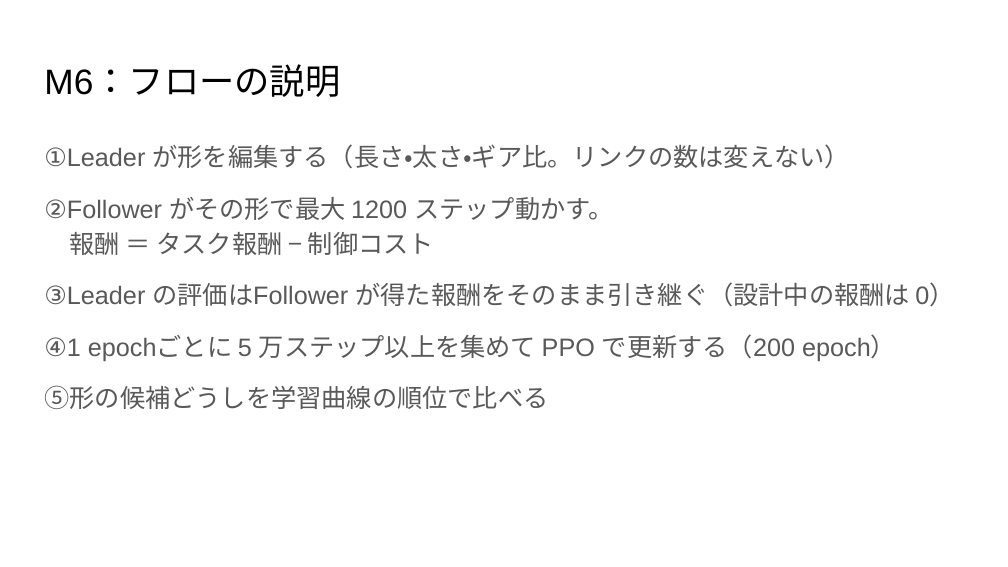
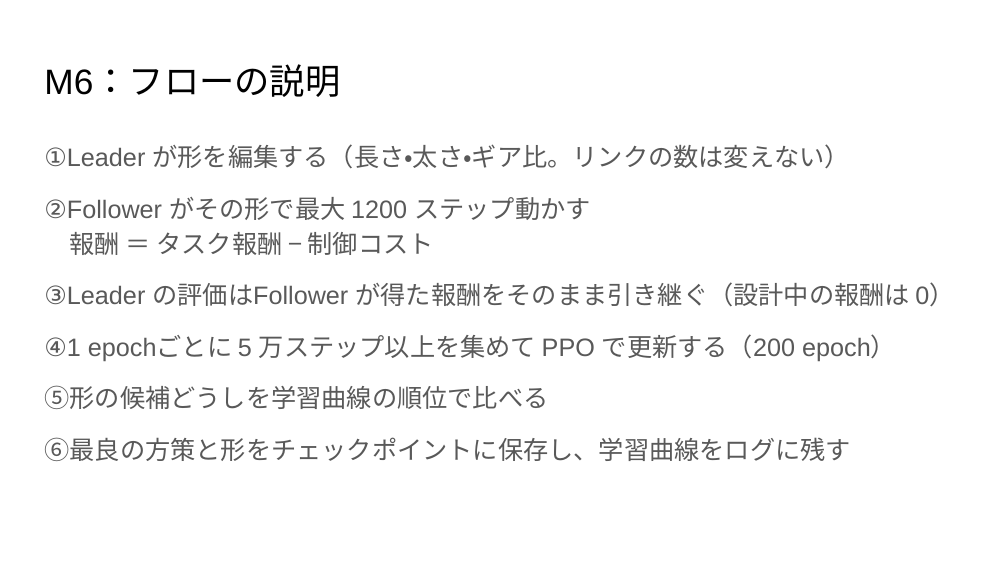
Before and after one commit to 233301koshiro/StackelbergPPO, a slide deck: slide 24 of docs/研究応用/執筆/システムフロー解説(M1~M7).pptx (slide 18 before the commit). Drawn at 1008x567 pixels with LibreOffice and Linux fonts; fonts in the diff are those of the drawing. Boxes give left, top, right and bottom in pixels: in the first picture for what was removed or moved away, otherwise in the second. Text is boxed around its words. In the diff, an @@ line names an element or a change of style, - is before the commit and + after.

```diff
--- a/docs/研究応用/執筆/システムフロー解説(M1~M7).pptx
+++ b/docs/研究応用/執筆/システムフロー解説(M1~M7).pptx
@@ text at [70, 197, 590, 255]: text changed @@
-②Follower がその形で最大 1200 ステップ動かす。
-報酬 ＝ タスク報酬 − 制御コスト
+②Follower がその形で最大 1200 ステップ動かす
+報酬 ＝ タスク報酬 − 制御コスト
@@ text at [44, 437, 850, 461]: paragraph added @@
+⑥最良の方策と形をチェックポイントに保存し、学習曲線をログに残す
```
Also in this commit, not shown: 13 other slides changed, 6 slides added, 10 other files.
